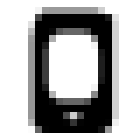
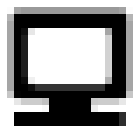
Two versions of the same layered image (140 × 140). Layer-by-layer changes:
showed group "swap_d_btn_desk" (1 layers) over [7, 7, 133, 126]
painted on "形狀 5" (1st of 2, in "swap_d_btn_desk") over [21, 28, 112, 91]
hid group "swap_m_btn_desk" (1 layers) over [28, 7, 119, 133]
removed layer "形狀 2" (1st of 2, in "swap_m_btn_desk") from group "swap_m_btn_desk" over [42, 28, 105, 105]
removed layer "形狀 4" (1st of 2, in "swap_m_btn_desk") from group "swap_m_btn_desk" over [63, 112, 84, 126]
painted on "形狀 1" (1st of 2, in "swap_m_btn_desk") over [42, 28, 105, 126]
